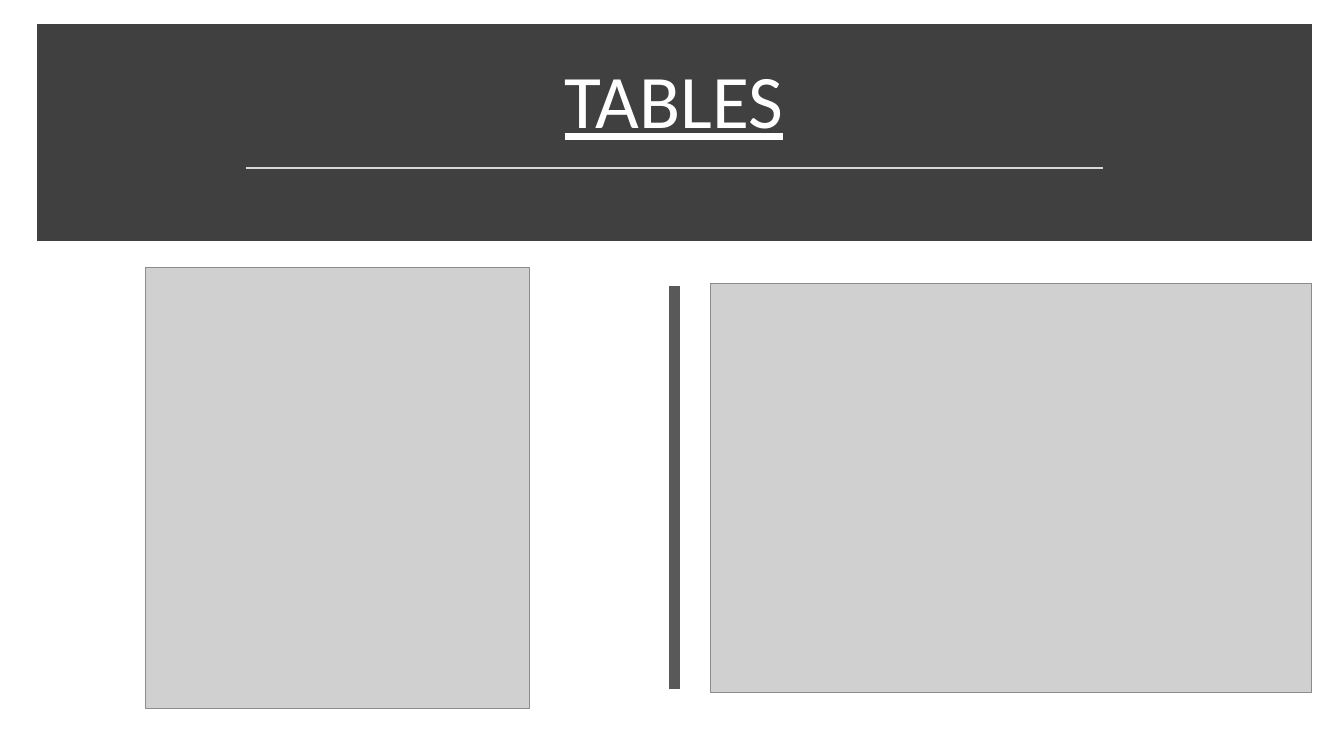
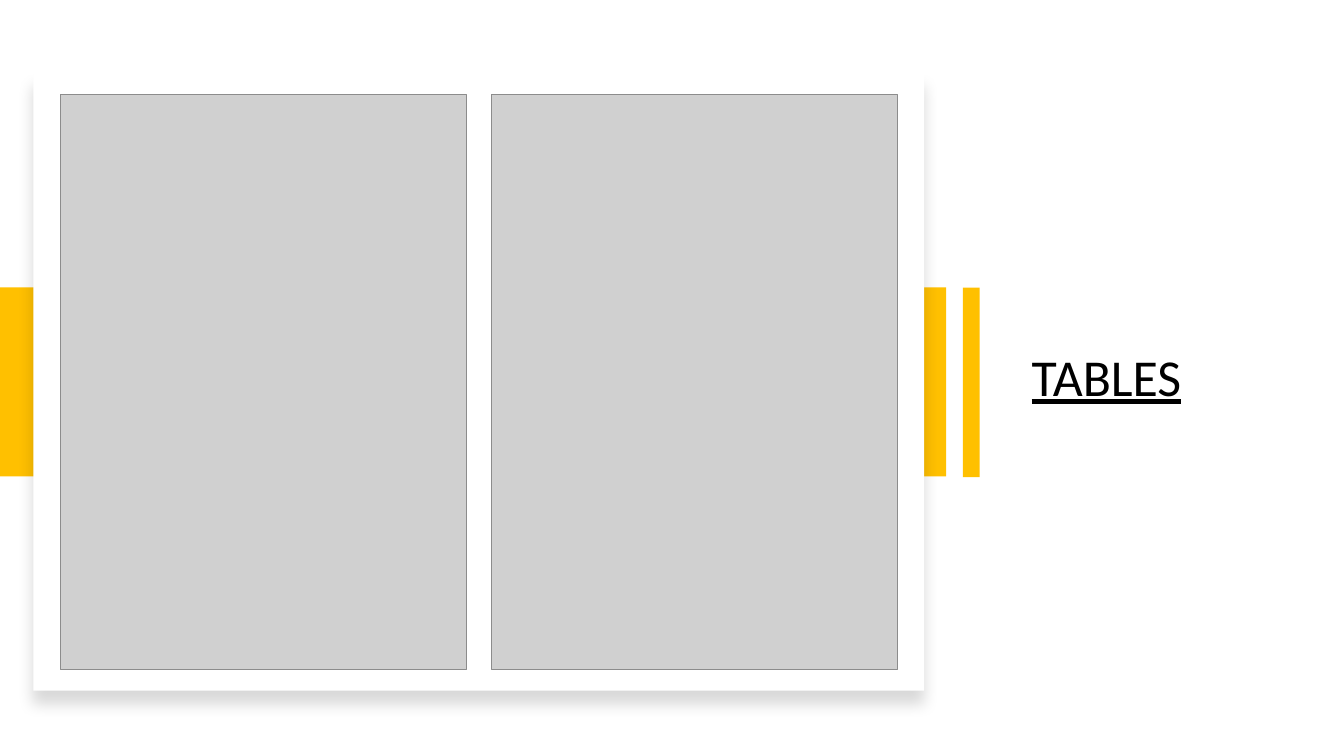
Before and after one commit to Tayor-Doofs/SQL-PROJECTS, a slide deck: slide 2 of 8weeksqlchallenge/Week1_Danny's_Diner/Case_Study1_queries_deck.pptx. Drawn at 1344x756 pixels with LibreOffice and Linux fonts; fonts in the diff are those of the drawing; grey boxes stand for pictures. Boxes give left, top, right and bottom in pixels: in the first picture for what was removed or moved away, otherwise in the second. Text is boxed around its words. In the diff, an @@ line names an element or a change of style, - is before the commit and + after.

```diff
--- a/8weeksqlchallenge/Week1_Danny's_Diner/Case_Study1_queries_deck.pptx
+++ b/8weeksqlchallenge/Week1_Danny's_Diner/Case_Study1_queries_deck.pptx
@@ rectangle removed at [43, 31, 1305, 235] @@
@@ rectangle added at [33, 74, 925, 691], fill #FFFFFF @@
@@ picture: place and size @@
-picture at [145, 267, 529, 708]
+picture at [60, 95, 467, 669]
@@ picture: place and size @@
-picture at [711, 283, 1313, 693]
+picture at [492, 95, 898, 669]
@@ line removed from (246, 167) to (1103, 167) @@
@@ title "TABLES": place and size @@
-title "TABLES" at [565, 79, 783, 140]
+title "TABLES" at [1032, 362, 1181, 404]
@@ title "TABLES" at [1032, 362, 1181, 404]: size 54 to 37 pt, text colour #FFFFFF to #000000; alignment centre to left; vertical alignment bottom to middle @@
@@ rectangle added at [1, 288, 947, 477], fill #FFC000 @@
@@ line removed from (675, 286) to (675, 690) @@
@@ rectangle added at [962, 288, 980, 477], fill #FFC000 @@
```
Also in this commit, not shown: 3 other slides changed.
